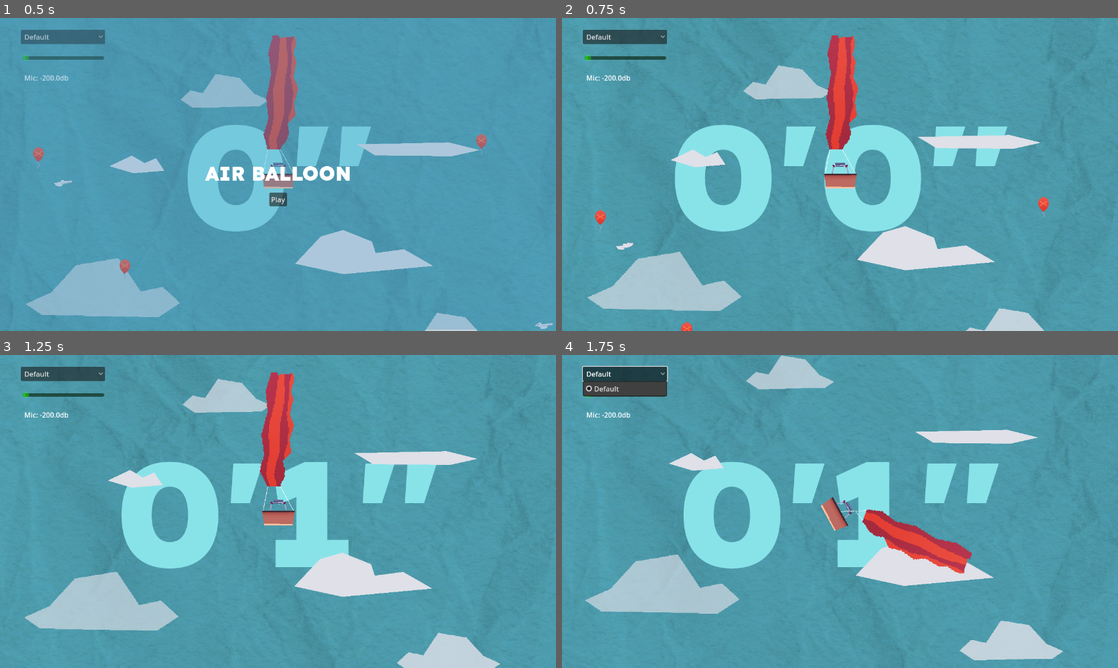
Above: before the commit, frames 1-4 (two rows, left to right).
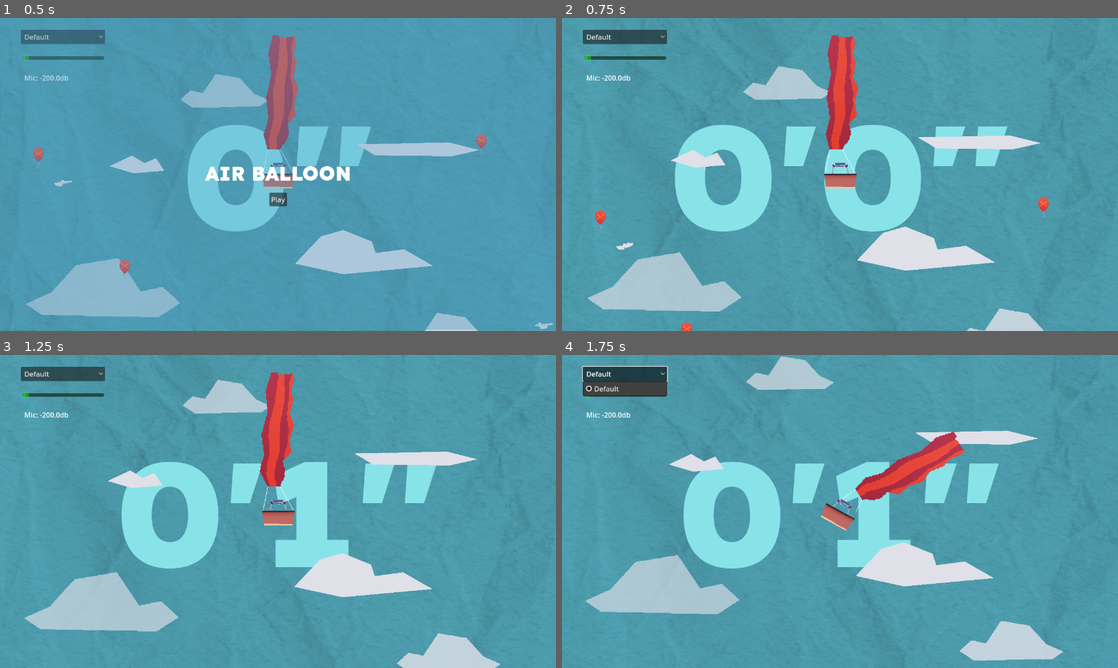
Above: after the commit, the same moments.

Repository: Fabianofski/minijam-191
Game: Godot game, scene res://scenes/game/game.tscn
Same seed, same stepped clock (60 frames per second), same inputs: the game is played once before the commit and once after it.
Inputs:
- Up to frame 1 (0.5 s): no input
- Up to frame 2 (0.75 s): click "Play" at 0.5 s
- Up to frame 3 (1.25 s): no input
- Up to frame 4 (1.75 s): click "Default" at 1.25 s

Frame 1 is identical in both runs. In frame 2, 0.6% of the frame differs, in the area x 4-87%, y 15-100%; in frame 3, 0.6%; in frame 4, 4.2%, in the area x 4-91%, y 0-98%.

Commit message:
Add: blowing vertically affecting balloon

Diff:
--- a/scenes/game/air_balloon/air_balloon.gd
+++ b/scenes/game/air_balloon/air_balloon.gd
@@ -31,8 +31,9 @@
 	position.x -= diff.x * speed * delta * blow_strength
 	position.x = clamp(position.x, -bounds, bounds)
 
-	var rot = -Vector2(diff.x, -diff.y).rotated(PI/2).angle()
-	var rot_deg = rad_to_deg(rot)
+	GameManager.vertical_blow = -diff.y * blow_strength + 1
+
+	var rot_deg = abs(rad_to_deg(diff.angle())) - 90
 	balloon_graphics.rotation_degrees = clamp(rot_deg, -110, 110)
 	basket_graphics.rotation_degrees = clamp(rot_deg / 2, -65, 65)
 
--- a/scenes/game/game_manager.gd
+++ b/scenes/game/game_manager.gd
@@ -1,6 +1,7 @@
 extends Node2D
 
 var current_speed: float = 0
+var vertical_blow: float = 0
 var game_started: bool = false
 
 func _process(delta: float) -> void:
--- a/scenes/game/obstacles/obstacle.gd
+++ b/scenes/game/obstacles/obstacle.gd
@@ -33,7 +33,7 @@
 		global_position.y = randf_range(global_position.y, destroy_bounds)
 
 func _process(delta: float) -> void:
-	position.y -= delta * GameManager.current_speed * speed_multiplier.y
+	position.y -= delta * GameManager.current_speed * speed_multiplier.y * GameManager.vertical_blow
 	position.x -= delta * speed_multiplier.x
 
 	if global_position.y <= destroy_bounds:
